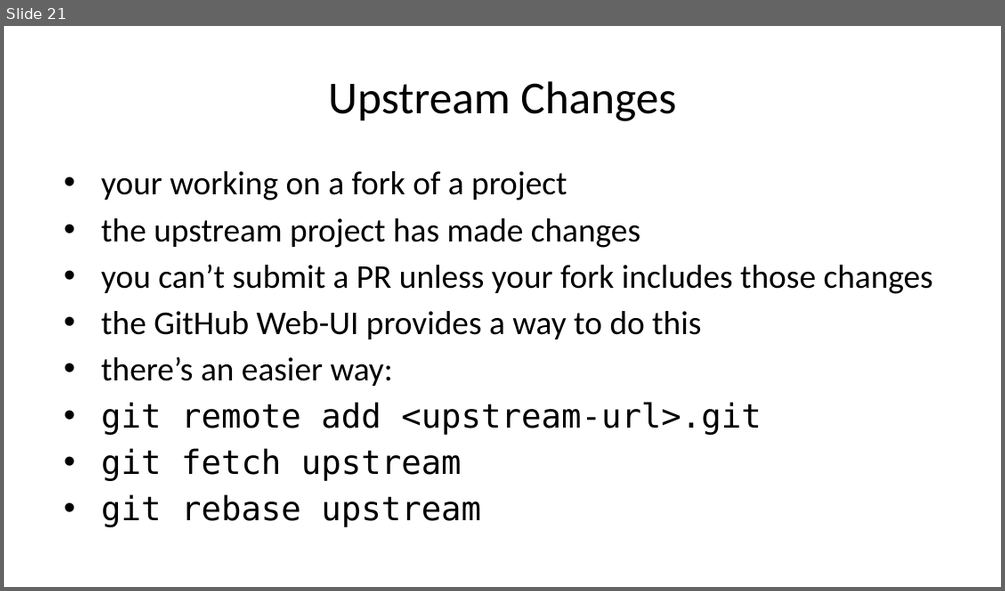
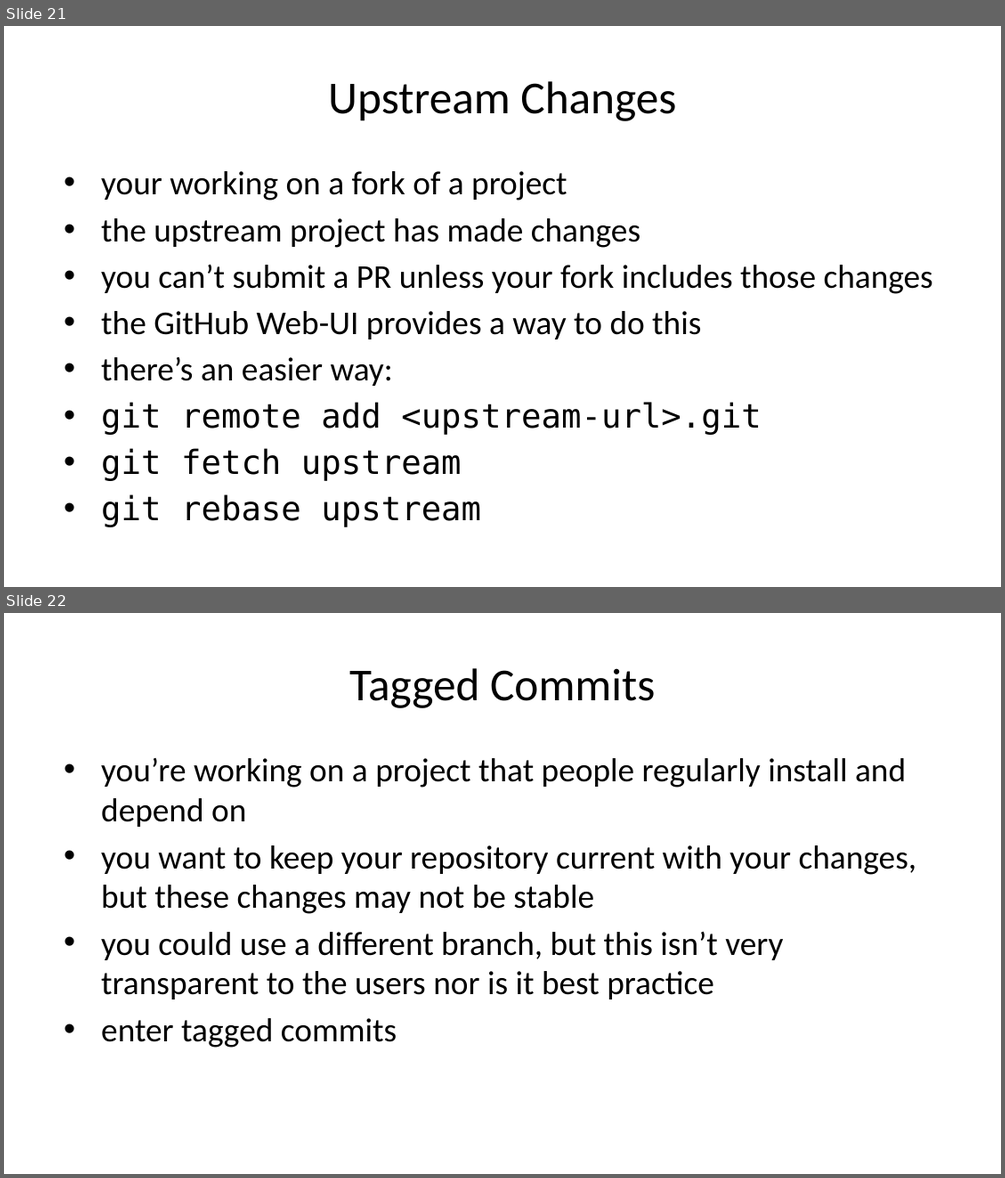
Before and after one commit to dhelgerson/ObsidianVault, a slide deck: git-pres.pptx. Shown one above the other, each under a label of ours: slide 21 before the commit, slides 21 and 22 after it. The pictures are 1005x591 and 1005x1178 pixels, drawn with LibreOffice and Linux fonts; fonts in the diff are those of the drawing. Boxes give left, top, right and bottom in pixels: in the first picture for what was removed or moved away, otherwise in the second. Text is boxed around its words. In the diff, an @@ line names an element or a change of style, - is before the commit and + after.

```diff
--- a/git-pres.pptx
+++ b/git-pres.pptx
@@ slide 22 added at [4,613,1001,1174], background #FFFFFF @@
@@ title added at [349,668,655,708], 33 pt, text #000000 @@
+Tagged Commits
@@ text added at [101,758,917,1047], 24 pt, text #000000 @@
+• you’re working on a project that people regularly install and depend on
+• you want to keep your repository current with your changes, but these changes may not be stable
+• you could use a different branch, but this isn’t very transparent to the users nor is it best practice
+• enter tagged commits
```
Also in this commit, not shown: 2 slides changed, 2 other files.
